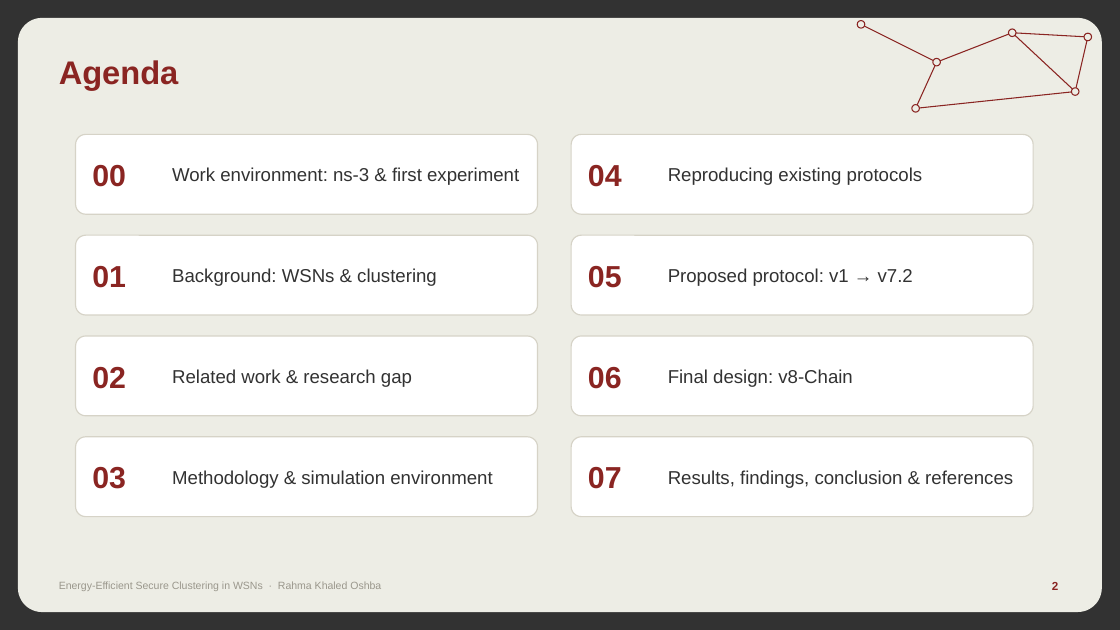
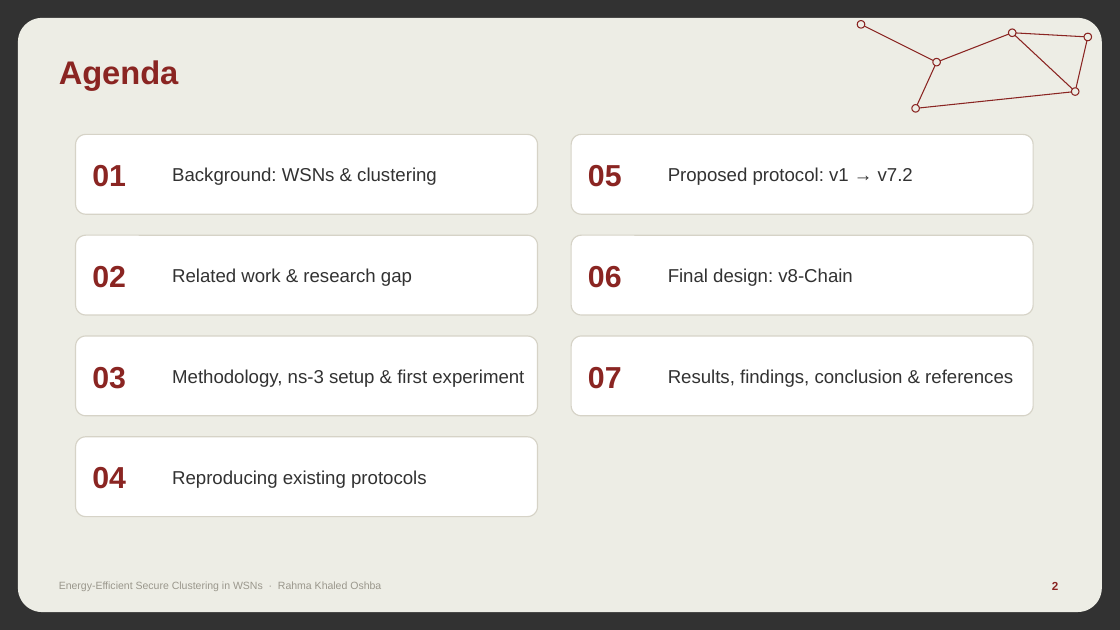
Before and after one commit to RahmaOshba/Routing-Protocols, a slide deck: slide 2 of thesis-final/Thesis_Defense_v8-Chain.pptx. Drawn at 1120x630 pixels with LibreOffice and Linux fonts; fonts in the diff are those of the drawing. Boxes give left, top, right and bottom in pixels: in the first picture for what was removed or moved away, otherwise in the second. Text is boxed around its words. In the diff, an @@ line names an element or a change of style, - is before the commit and + after.

```diff
--- a/thesis-final/Thesis_Defense_v8-Chain.pptx
+++ b/thesis-final/Thesis_Defense_v8-Chain.pptx
@@ text at (92, 165, 126, 187): text changed @@
-00
+01
@@ text at (172, 167, 437, 185): text changed @@
-Work environment: ns-3 & first experiment
+Background: WSNs & clustering
@@ text at (588, 165, 622, 187): text changed @@
-04
+05
@@ text at (668, 167, 913, 185): text changed @@
-Reproducing existing protocols
+Proposed protocol: v1 → v7.2
@@ text at (92, 266, 126, 288): text changed @@
-01
+02
@@ text at (172, 268, 412, 286): text changed @@
-Background: WSNs & clustering
+Related work & research gap
@@ text at (588, 266, 622, 288): text changed @@
-05
+06
@@ text at (668, 268, 852, 286): text changed @@
-Proposed protocol: v1 → v7.2
+Final design: v8-Chain
@@ text at (92, 367, 126, 389): text changed @@
-02
+03
@@ text at (172, 369, 524, 387): text changed @@
-Related work & research gap
+Methodology, ns-3 setup & first experiment
@@ text at (588, 367, 622, 389): text changed @@
-06
+07
@@ text at (668, 369, 1013, 387): text changed @@
-Final design: v8-Chain
+Results, findings, conclusion & references
@@ rounded rectangle removed at (571, 437, 1033, 517) @@
@@ text at (92, 467, 126, 489): text changed @@
-03
+04
@@ text at (172, 470, 427, 488): text changed @@
-Methodology & simulation environment
+Reproducing existing protocols
@@ text removed at (588, 467, 622, 489) @@
-07
@@ text removed at (668, 470, 1013, 488) @@
-Results, findings, conclusion & references
```
Also in this commit, not shown: 53 other slides changed, 2 slides added, 1 slide removed, 14 other files.
